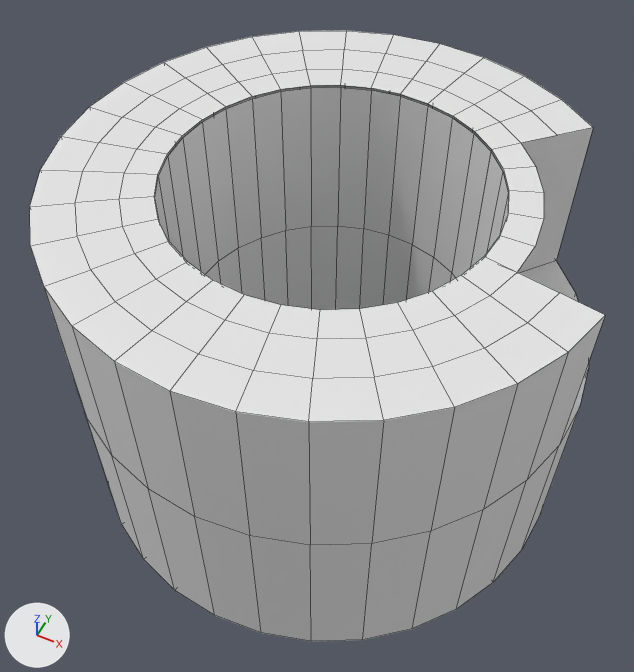
The Blender file Reto1Vic.blend: old version first, new version second.
Before and after are seen from a 50 mm camera at (1.74, -3.68, 4.55) aimed at (-0.05, -0.09, 0.07). The axes (+X, +Y, +Z) are drawn at lower left. The lights are the same throughout. Mesh edges are drawn as thin lines. The same objects are shown in both versions, whatever each file hides.
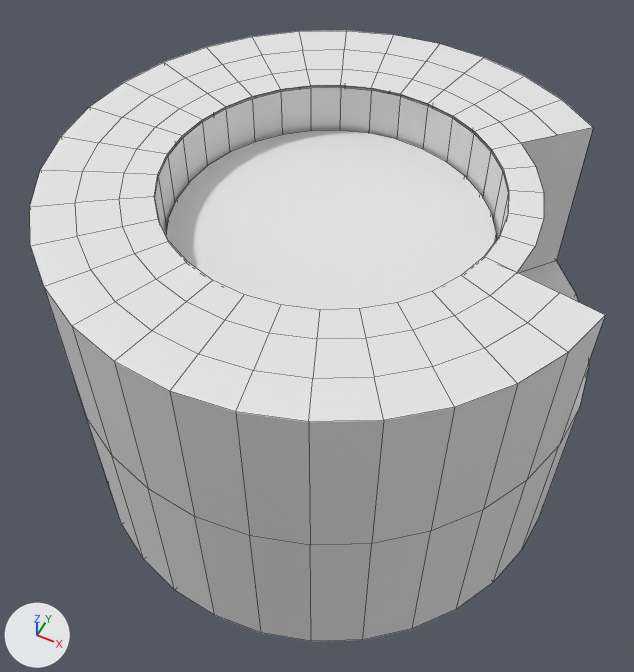
Changed parts and their boxes (x1, y1, x2, y2) in the pictures (634 x 672 px):
part 1 of me_cylinder, added
    after: (166, 130, 496, 310)

What the commit changed:
me_cylinder has 280 vertices, 244 faces and spans x -1.0..1.0, y -1.0..1.0, z -0.63..0.78.
me_cylinder is used by ob_cylinder; location (0.0, 0.0, 0.0); scale (1.72, 1.72, 1.72).
me_cylinder part 1: a new loose piece, a 32-sided cylinder along z spanning x -0.58..0.58, y -0.58..0.58, z -0.58..0.58.
